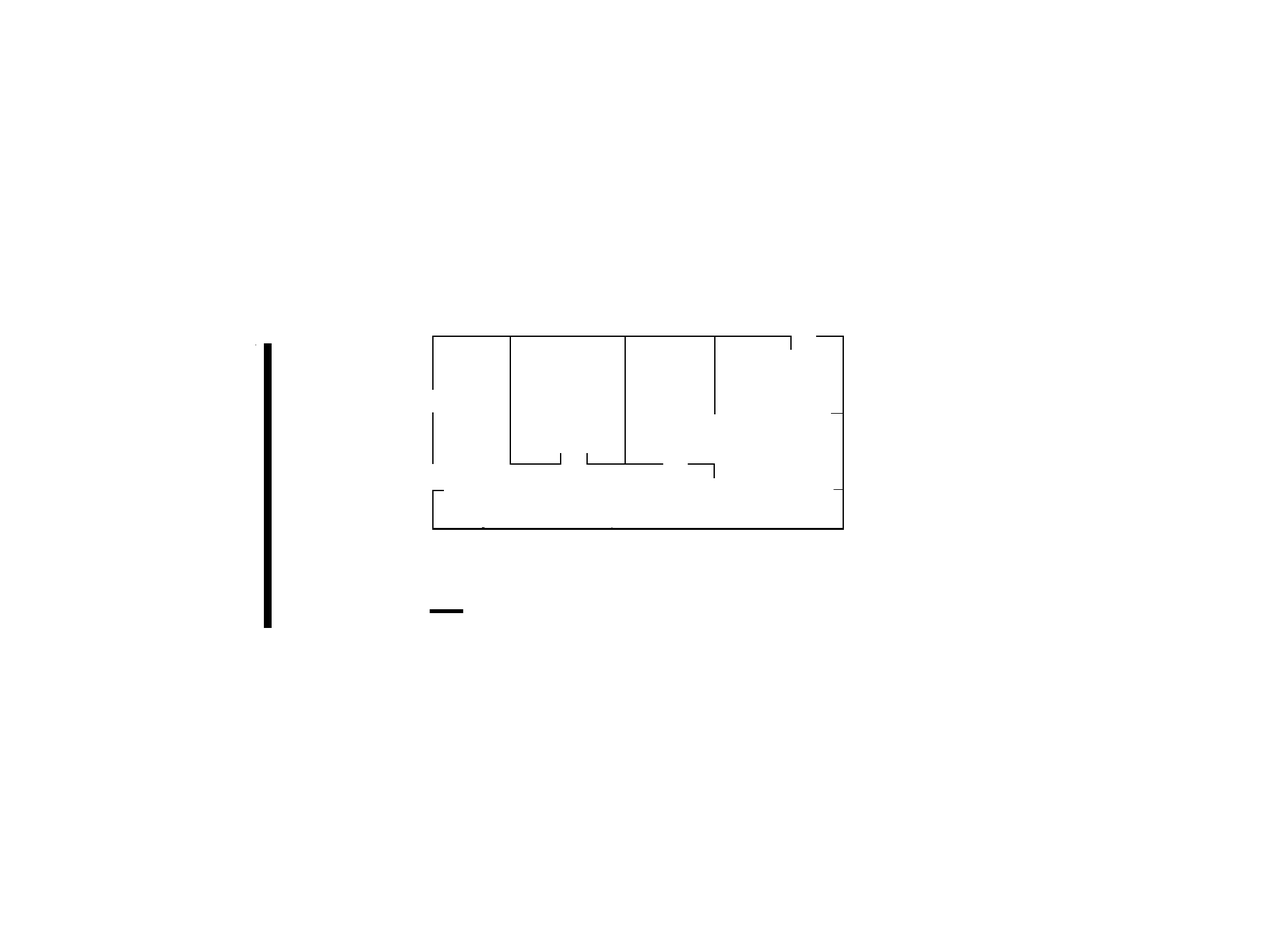
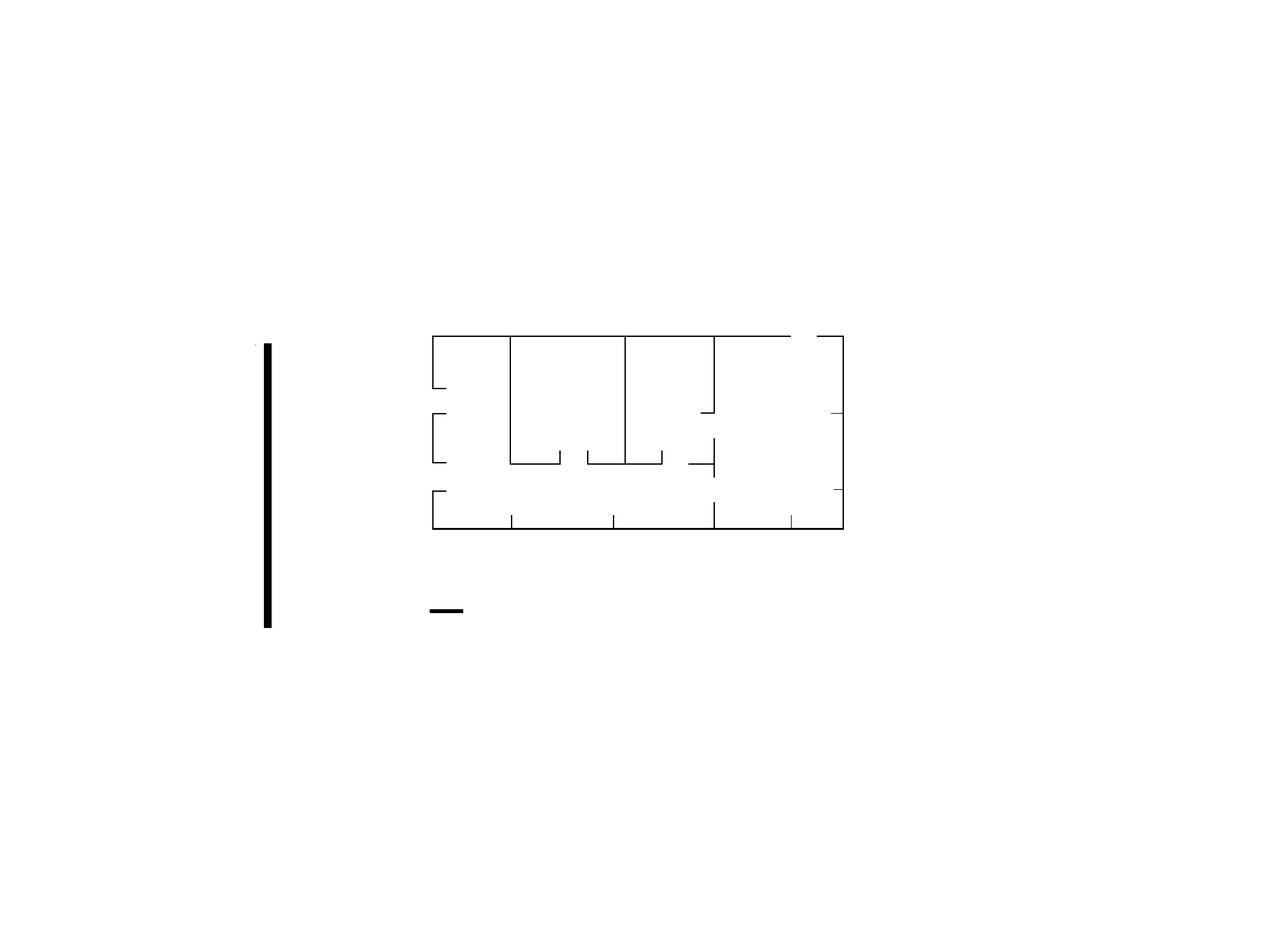
Before/after of a 1280x950 layered artwork. What changed in the layer stack:
added layer "Versteviging" above "heightmap.pgm" over <box>433,387,714,492</box>
painted on "heightmap.pgm" over <box>432,335,817,528</box>
